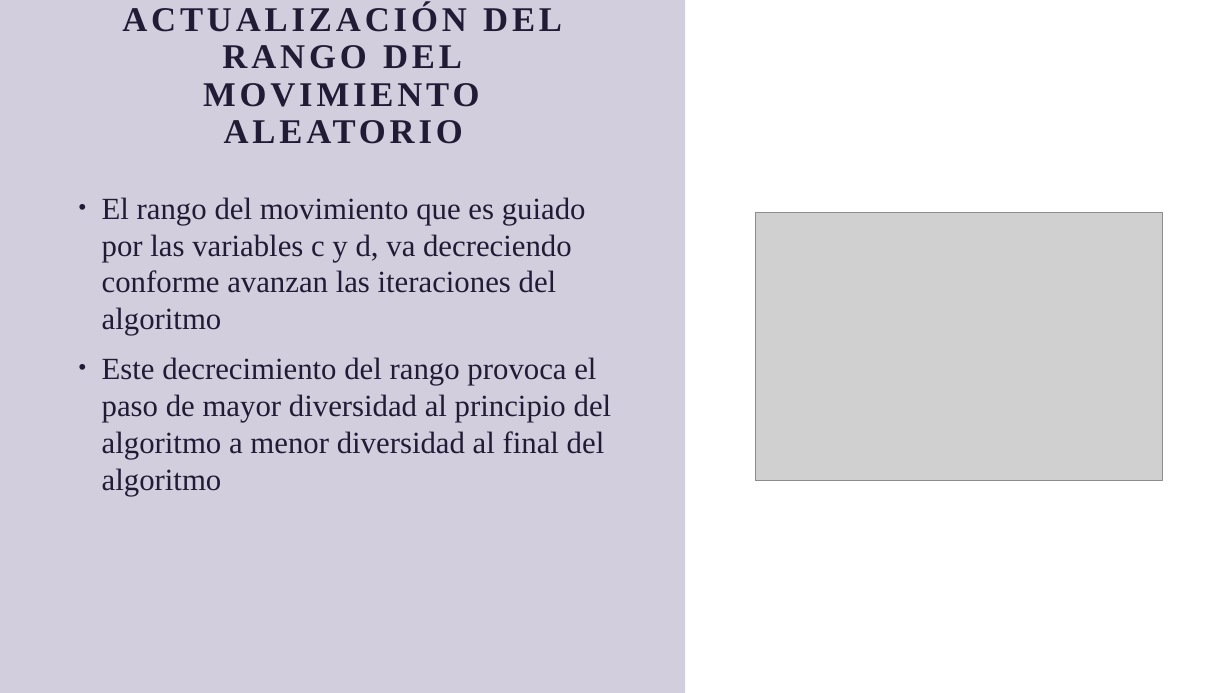
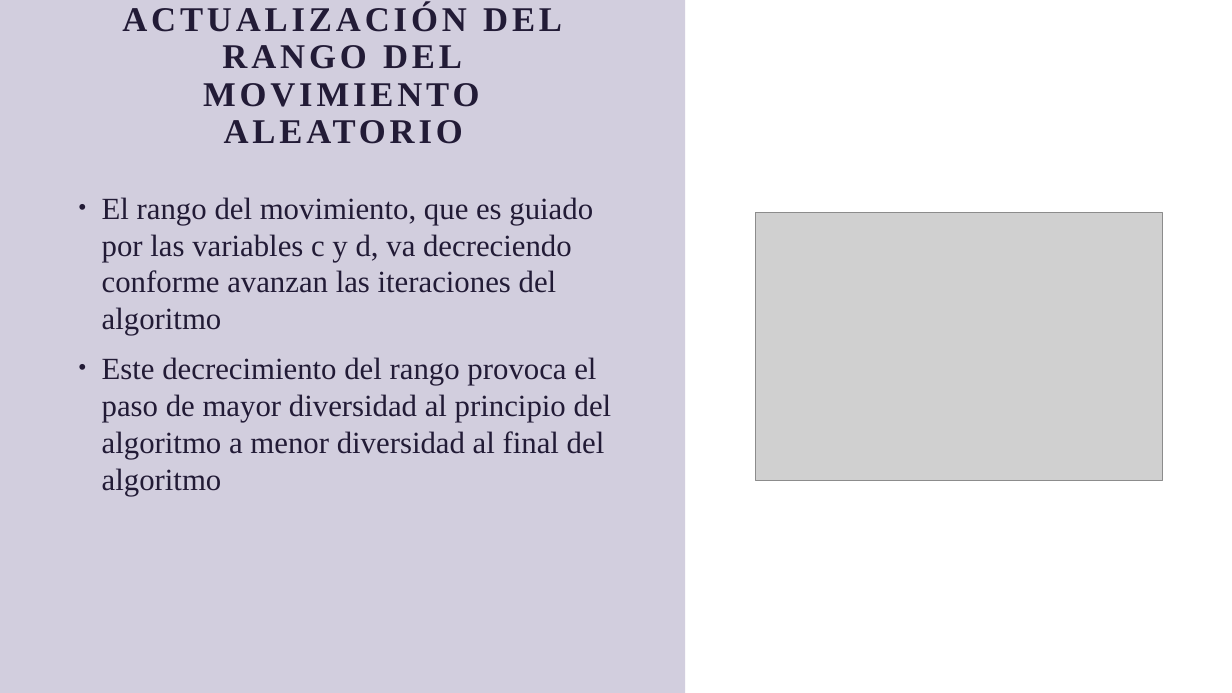
Before and after one commit to Mario-Carmona/MH, a slide deck: slide 4 of Proyecto_Final/Memoria/Presentación4.pptx. Drawn at 1232x693 pixels with LibreOffice and Linux fonts; fonts in the diff are those of the drawing; grey boxes stand for pictures. Boxes give left, top, right and bottom in pixels: in the first picture for what was removed or moved away, otherwise in the second. Text is boxed around its words. In the diff, an @@ line names an element or a change of style, - is before the commit and + after.

```diff
--- a/Proyecto_Final/Memoria/Presentación4.pptx
+++ b/Proyecto_Final/Memoria/Presentación4.pptx
@@ text at box(102, 197, 593, 335): text changed @@
-• El rango del movimiento que es guiado por las variables c y d, va decreciendo conforme avanzan las iteraciones del algoritmo
+• El rango del movimiento, que es guiado por las variables c y d, va decreciendo conforme avanzan las iteraciones del algoritmo
```
Also in this commit, not shown: 2 other slides changed, 10 other files.
